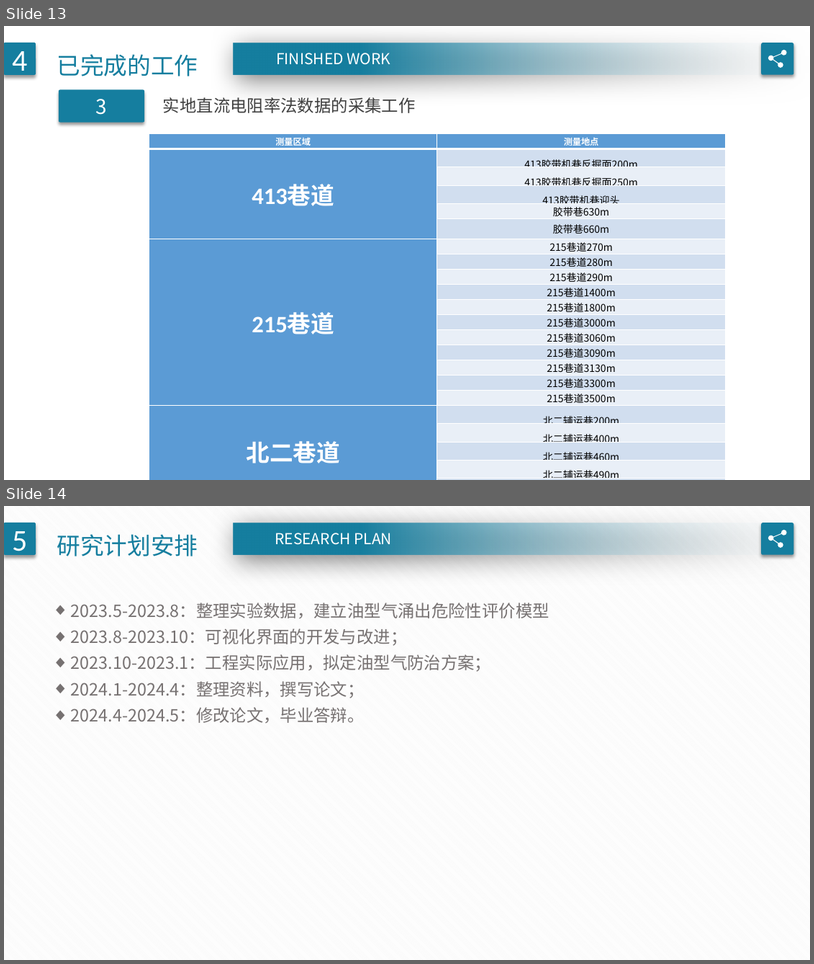
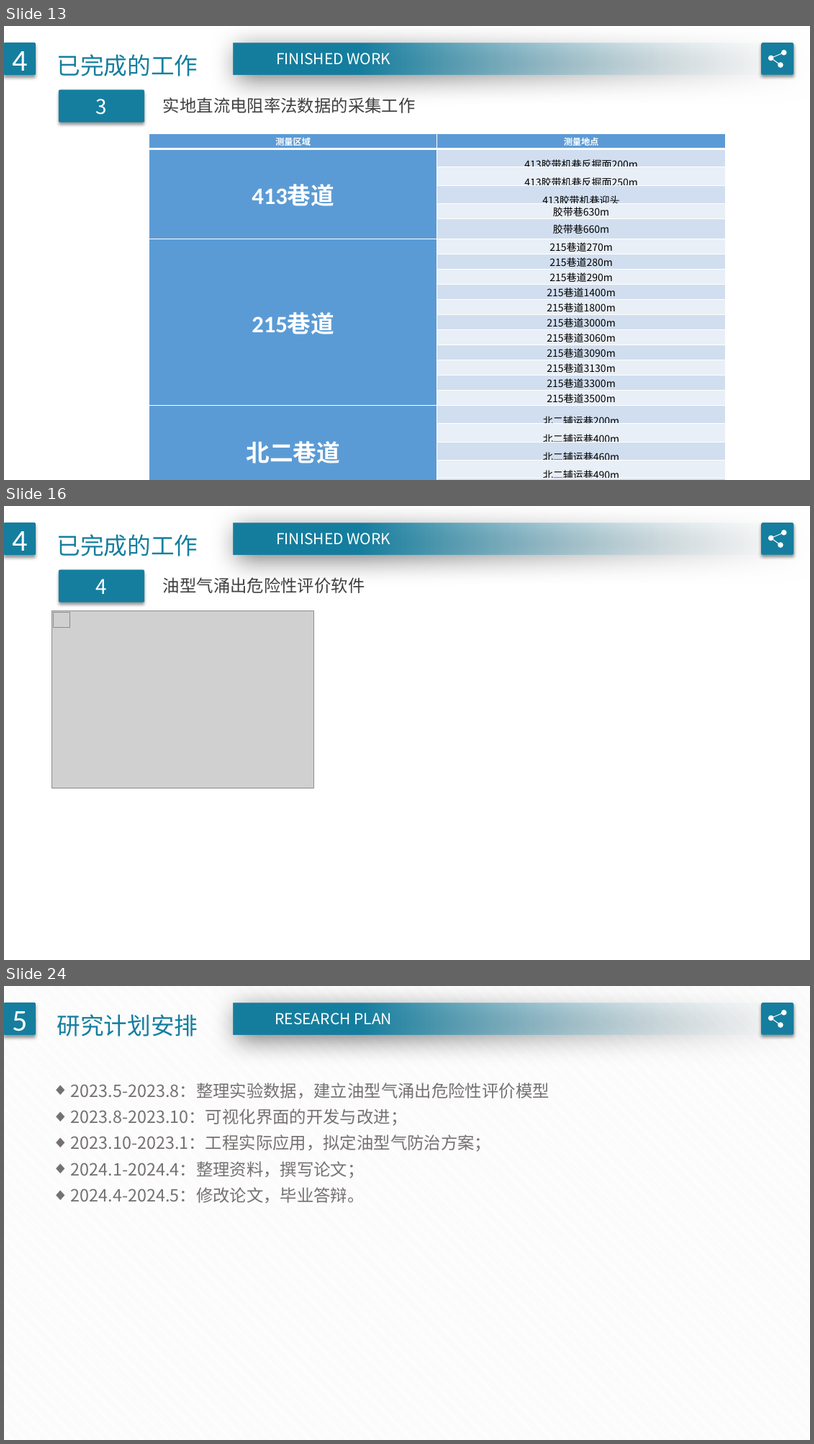
Before and after one commit to KryptonToT/oil-gas-folder, a slide deck: 开题.pptx. Shown one above the other, each under a label of ours: slides 13 and 14 before the commit, slides 13, 16 and 24 after it; the slides between them are not shown. The pictures are 814x964 and 814x1444 pixels, drawn with LibreOffice and Linux fonts; fonts in the diff are those of the drawing; grey boxes stand for pictures. Boxes give left, top, right and bottom in pixels: in the first picture for what was removed or moved away, otherwise in the second. Text is boxed around its words. In the diff, an @@ line names an element or a change of style, - is before the commit and + after.

```diff
--- a/开题.pptx
+++ b/开题.pptx
@@ slide 16 added at [4,506,810,960], background #FFFFFF @@
@@ rounded rectangle added at [4,523,36,555], fill #157E9F, 36 pt, text #FFFFFF @@
+4
@@ rectangle added at [234,523,810,555], fill gradient #F7FAFD to #157E9F @@
@@ rounded rectangle added at [761,523,795,555], fill #157E9F @@
@@ text added at [57,534,198,556], 28 pt, text #157E9F @@
+已完成的工作
@@ text added at [276,533,391,545], 18 pt, text #FFFFFF @@
+FINISHED WORK
@@ freeform shape added at [769,530,787,548], fill #FFFFFF @@
@@ rounded rectangle added at [59,569,144,602], fill #157E9F, 24 pt, text #FFFFFF @@
+4
@@ text added at [163,577,365,593], 20 pt, text #404040 @@
+油型气涌出危险性评价软件
@@ picture added at [52,610,314,788] @@
@@ picture added at [54,613,70,627] @@
@@ what was slide 14 is now slide 24 @@
```
Also in this commit, not shown: 9 other slides added, 5 other files.
